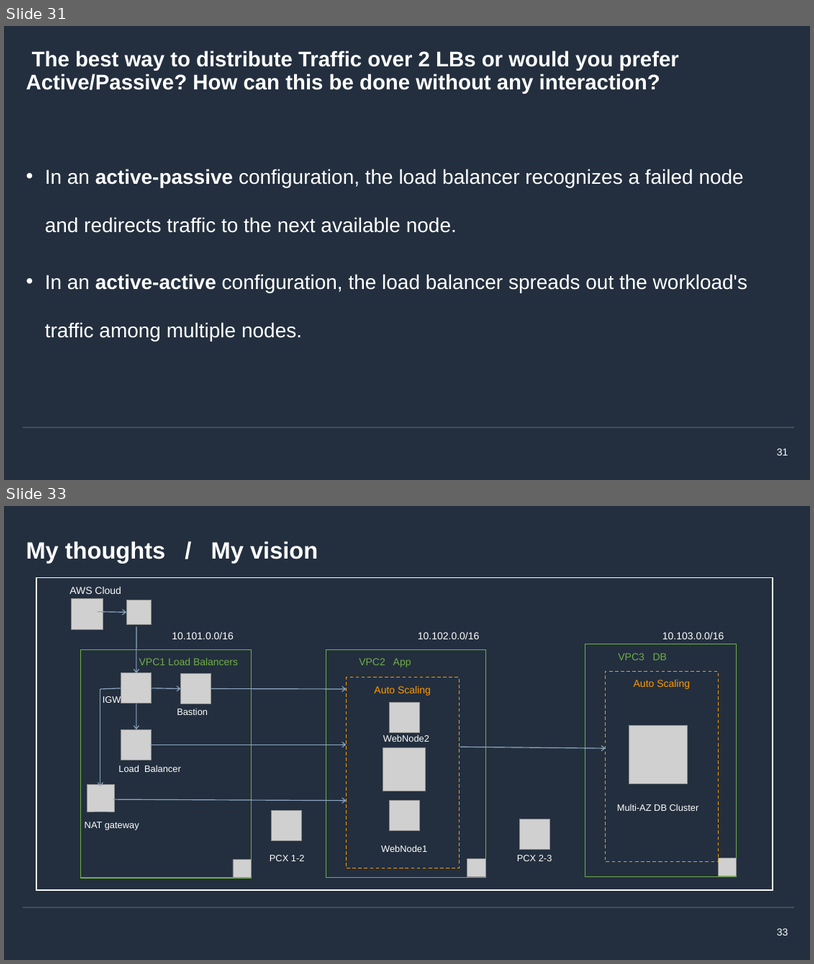
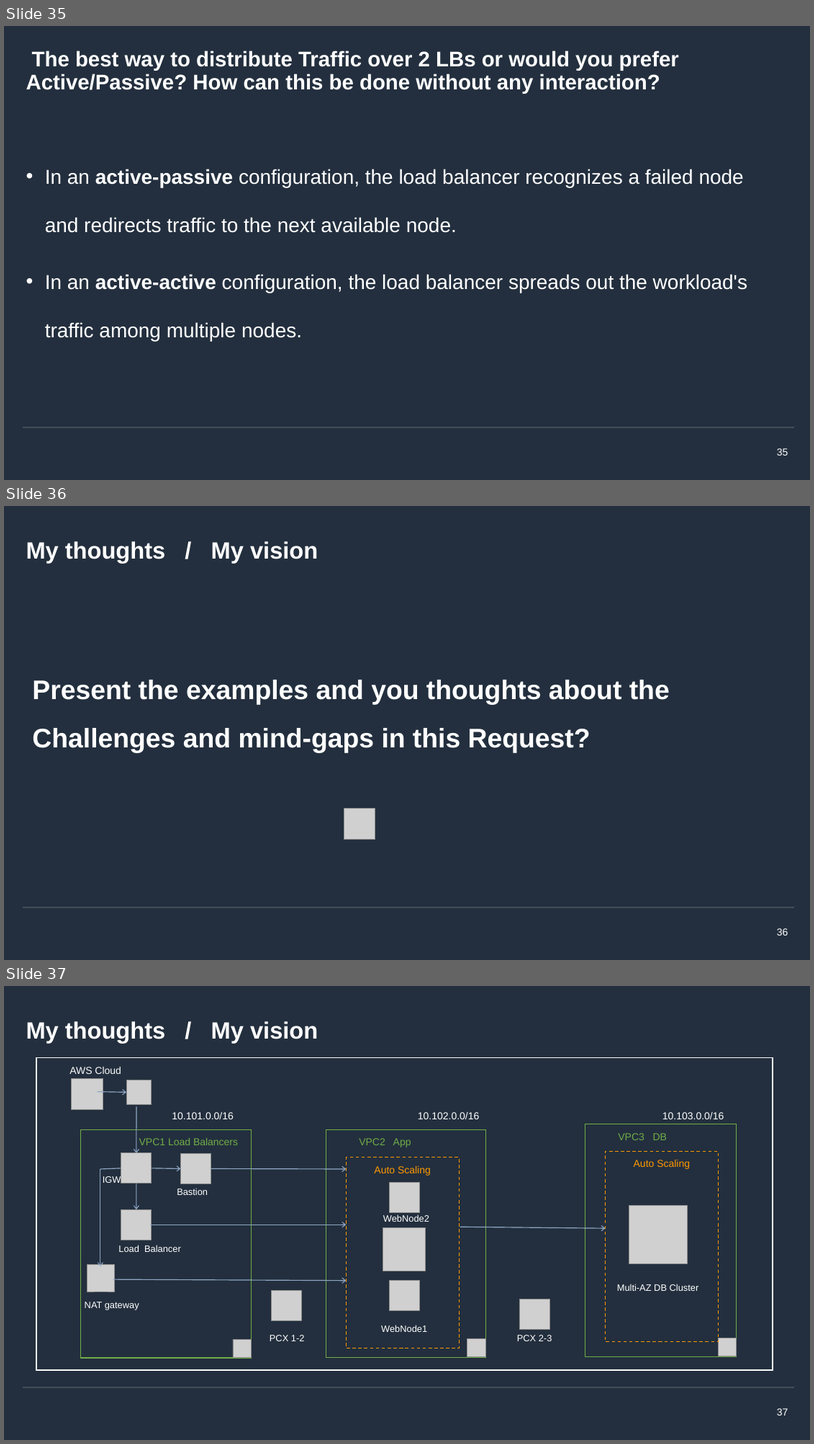
Before and after one commit to mcrucovschii/SmallEnvironment, a slide deck: Crucovschii-AWS-SmallEnvironment.pptx. Shown one above the other, each under a label of ours: slides 31 and 33 before the commit, slides 35, 36 and 37 after it; the slides between them are not shown. The pictures are 814x964 and 814x1444 pixels, drawn with LibreOffice and Linux fonts; fonts in the diff are those of the drawing; grey boxes stand for pictures; background and template pictures are left out. Boxes give left, top, right and bottom in pixels: in the first picture for what was removed or moved away, otherwise in the second. Text is boxed around its words. In the diff, an @@ line names an element or a change of style, - is before the commit and + after.

```diff
--- a/Crucovschii-AWS-SmallEnvironment.pptx
+++ b/Crucovschii-AWS-SmallEnvironment.pptx
@@ slide 36 added at (x1=4, y1=506, x2=810, y2=960), background #232F3E; not listed: 2 template elements that a slide beside it also shows @@
@@ title added at (x1=26, y1=541, x2=318, y2=563), 28 pt, text #FFFFFF, bold @@
+My thoughts / My vision
@@ text added at (x1=32, y1=680, x2=670, y2=753), 32 pt, text #FFFFFF, bold @@
+Present the examples and you thoughts about the Challenges and mind-gaps in this Request?
@@ picture added at (x1=345, y1=808, x2=376, y2=839) @@
@@ page number added at (x1=777, y1=928, x2=789, y2=935), 12 pt, text #FFFFFF @@
+36
@@ what was slide 31 is now slide 35 @@
@@ page number at (x1=777, y1=448, x2=789, y2=455): text changed @@
-31
+35
@@ what was slide 33 is now slide 37 @@
@@ page number at (x1=777, y1=1408, x2=789, y2=1415): text changed @@
-33
+37
```
Also in this commit, not shown: 11 slides changed, 3 other slides added, 1 other file.
